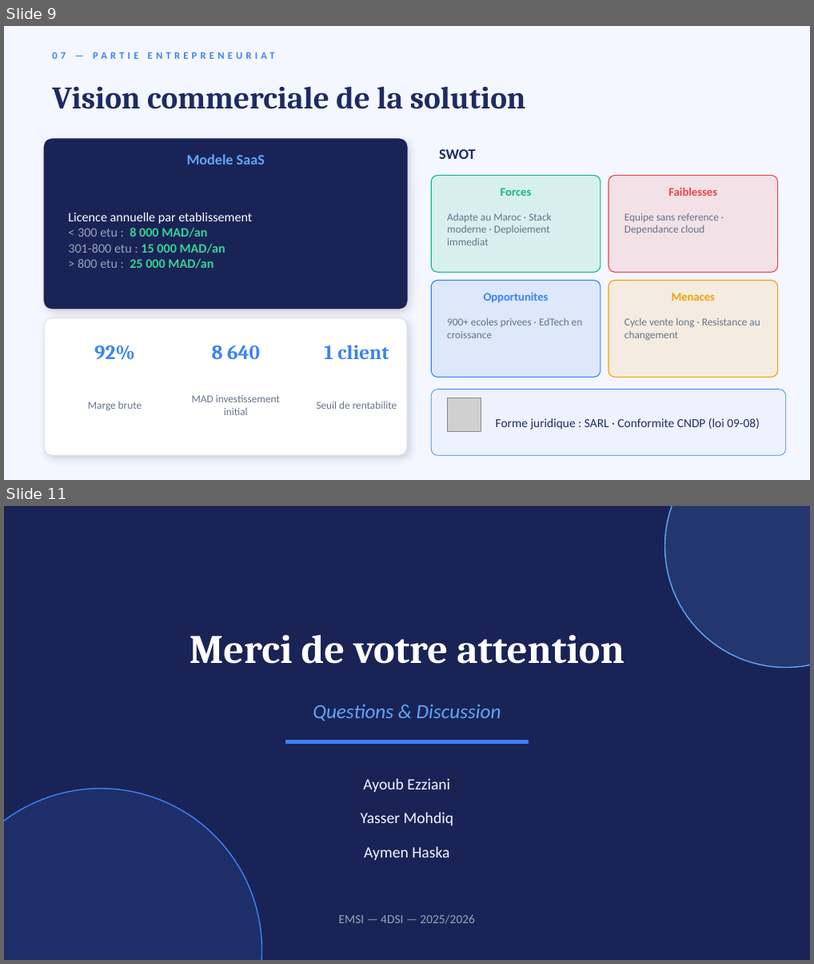
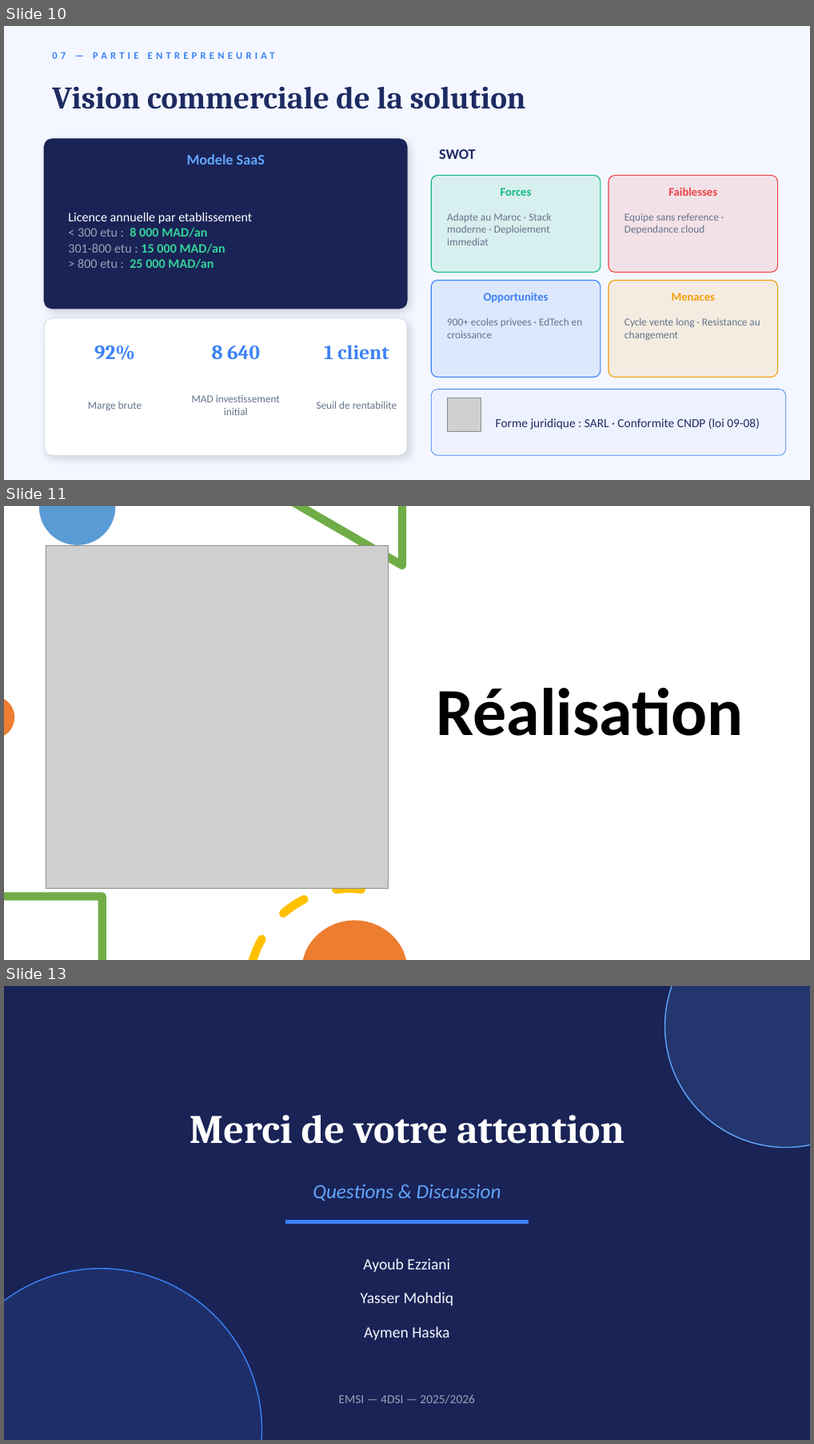
Before and after one commit to Ezziani-Ayoub/gestion_etudiant, a slide deck: Soutenance_Gestion_Academique.pptx. Shown one above the other, each under a label of ours: slides 9 and 11 before the commit, slides 10, 11 and 13 after it; the slides between them are not shown. The pictures are 814x964 and 814x1444 pixels, drawn with LibreOffice and Linux fonts; fonts in the diff are those of the drawing; grey boxes stand for pictures. Boxes give left, top, right and bottom in pixels: in the first picture for what was removed or moved away, otherwise in the second. Text is boxed around its words. In the diff, an @@ line names an element or a change of style, - is before the commit and + after.

```diff
--- a/Soutenance_Gestion_Academique.pptx
+++ b/Soutenance_Gestion_Academique.pptx
@@ slide 11 added at <box>4,506,810,960</box>, background #FFFFFF @@
@@ freeform shape added at <box>39,506,116,544</box>, fill #5B9BD5 @@
@@ freeform shape added at <box>292,506,407,570</box>, fill #70AD47 @@
@@ picture added at <box>46,545,389,888</box> @@
@@ text added at <box>436,688,743,736</box>, 60 pt, text #000000, bold @@
+Réalisation
@@ freeform shape added at <box>4,699,14,735</box>, fill #ED7D31 @@
@@ freeform shape added at <box>248,884,366,960</box>, fill #FFC000 @@
@@ freeform shape added at <box>4,892,106,960</box>, fill #70AD47 @@
@@ freeform shape added at <box>303,920,406,959</box>, fill #ED7D31 @@
@@ what was slide 9 is now slide 10 @@
@@ what was slide 11 is now slide 13 @@
```
Also in this commit, not shown: 6 slides changed, 1 other slide added, 4 other files.
